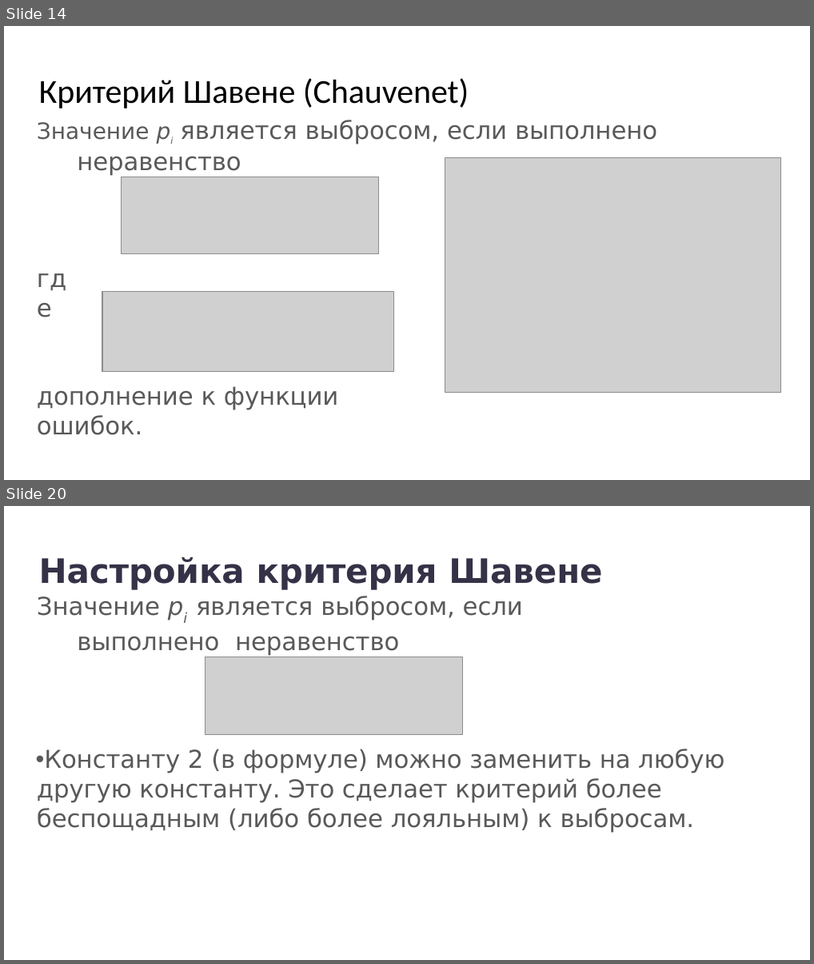
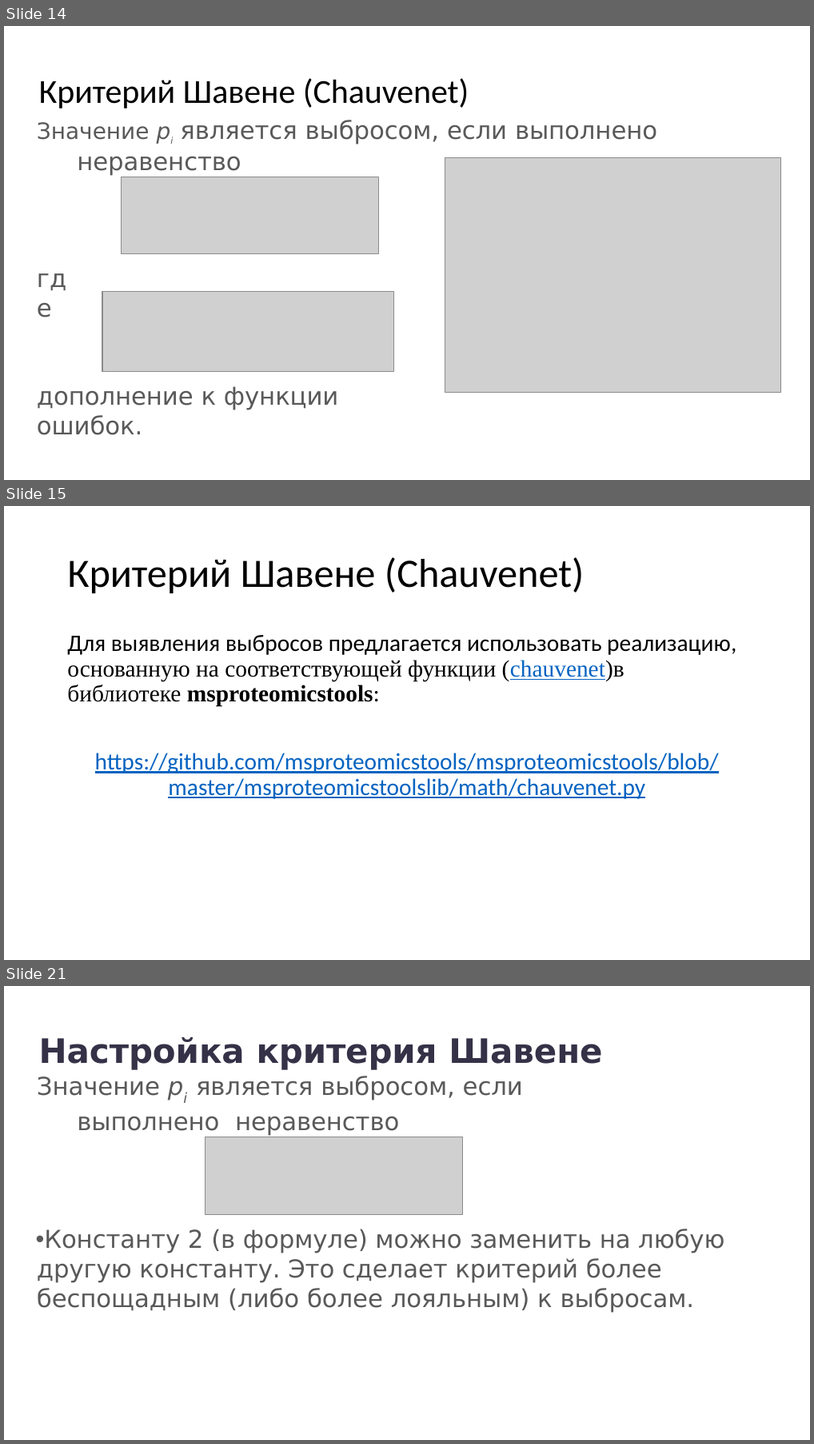
Before and after one commit to Alexandre77777/data_mining, a slide deck: 2. Кластеризация/Теория/1. Выбросы.pptx. Shown one above the other, each under a label of ours: slides 14 and 20 before the commit, slides 14, 15 and 21 after it; the slides between them are not shown. The pictures are 814x964 and 814x1444 pixels, drawn with LibreOffice and Linux fonts; fonts in the diff are those of the drawing; grey boxes stand for pictures. Boxes give left, top, right and bottom in pixels: in the first picture for what was removed or moved away, otherwise in the second. Text is boxed around its words. In the diff, an @@ line names an element or a change of style, - is before the commit and + after.

```diff
--- a/2. Кластеризация/Теория/1. Выбросы.pptx
+++ b/2. Кластеризация/Теория/1. Выбросы.pptx
@@ slide 15 added at (4,506,810,960), background #FFFFFF @@
@@ title added at (67,557,584,593), 36 pt, text #000000 @@
+Критерий Шавене (Chauvenet)
@@ text added at (67,635,737,799), 21 pt, text #000000 @@
+Для выявления выбросов предлагается использовать реализацию, основанную на соответствующей функции (chauvenet)в библиотеке msproteomicstools:
+https://github.com/msproteomicstools/msproteomicstools/blob/master/msproteomicstoolslib/math/chauvenet.py
@@ what was slide 20 is now slide 21 @@
```
Also in this commit, not shown: 5 other slides added, 5 slides removed.
